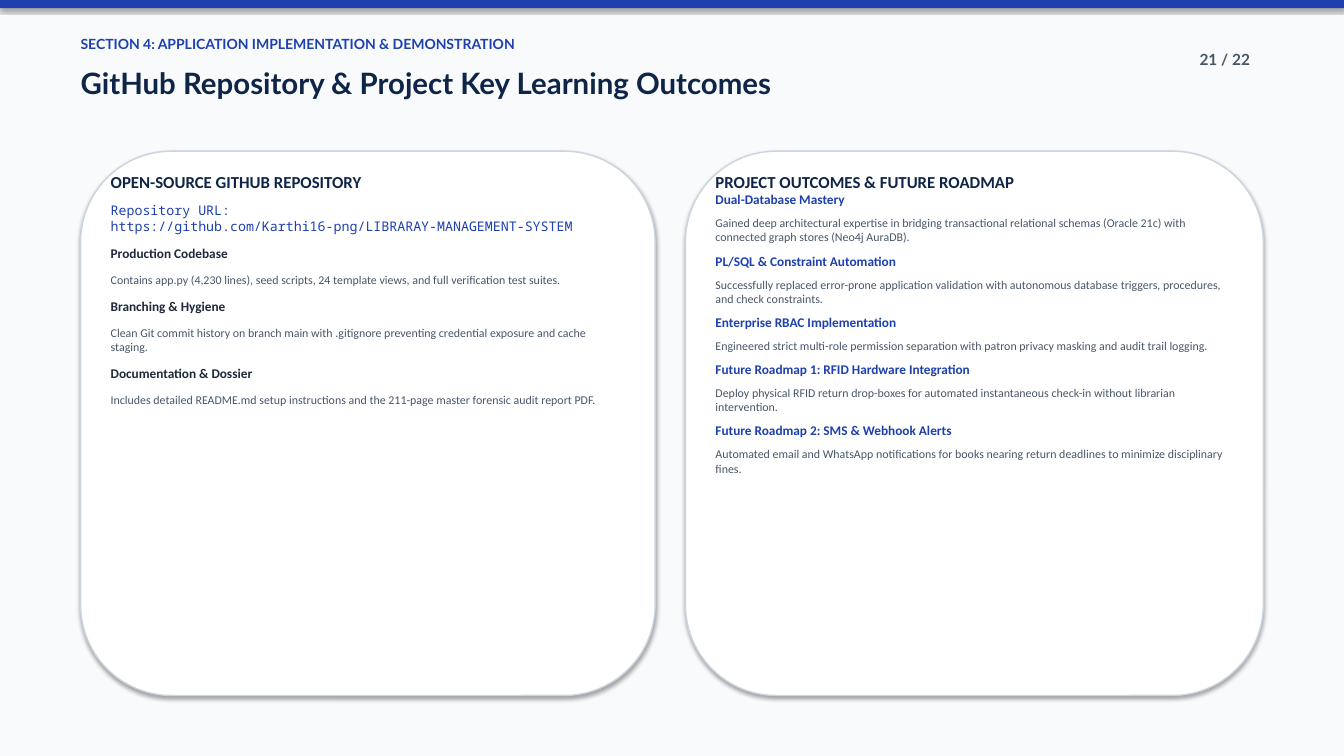
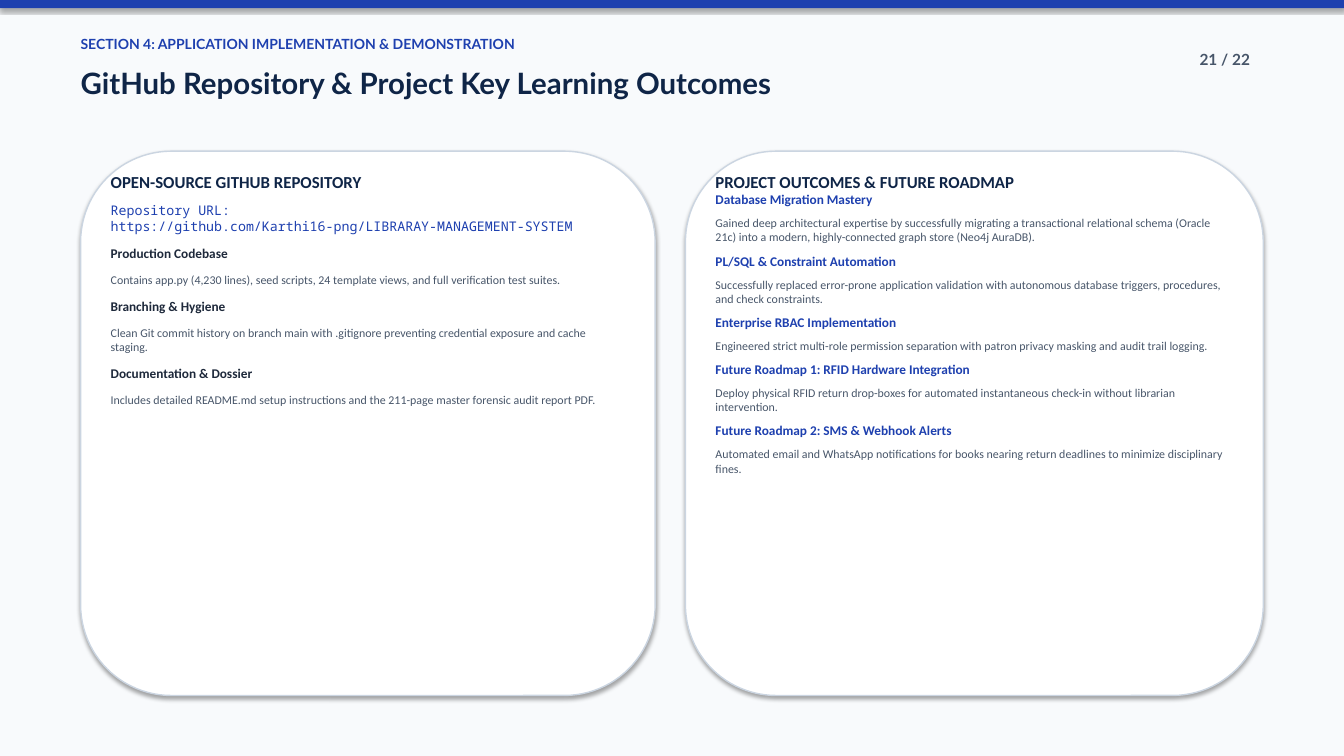
Before and after one commit to Karthi16-png/LIBRARAY-MANAGEMENT-SYSTEM, a slide deck: slide 21 of VITCC_Library_Management_System_Presentation.pptx. Drawn at 1344x756 pixels with LibreOffice and Linux fonts; fonts in the diff are those of the drawing. Boxes give left, top, right and bottom in pixels: in the first picture for what was removed or moved away, otherwise in the second. Text is boxed around its words. In the diff, an @@ line names an element or a change of style, - is before the commit and + after.

Commit message:
fix(presentation): align narrative to Phase 1 vs Phase 2 migration and update fine calculation to Rs 10/day

```diff
--- a/VITCC_Library_Management_System_Presentation.pptx
+++ b/VITCC_Library_Management_System_Presentation.pptx
@@ text at [715,194,1210,243]: text changed @@
-Dual-Database Mastery
-Gained deep architectural expertise in bridging transactional relational schemas (Oracle 21c) with connected graph stores (Neo4j AuraDB).
+Database Migration Mastery
+Gained deep architectural expertise by successfully migrating a transactional relational schema (Oracle 21c) into a modern, highly-connected graph store (Neo4j AuraDB).
```
Also in this commit, not shown: 4 other slides changed, 2 other files.
